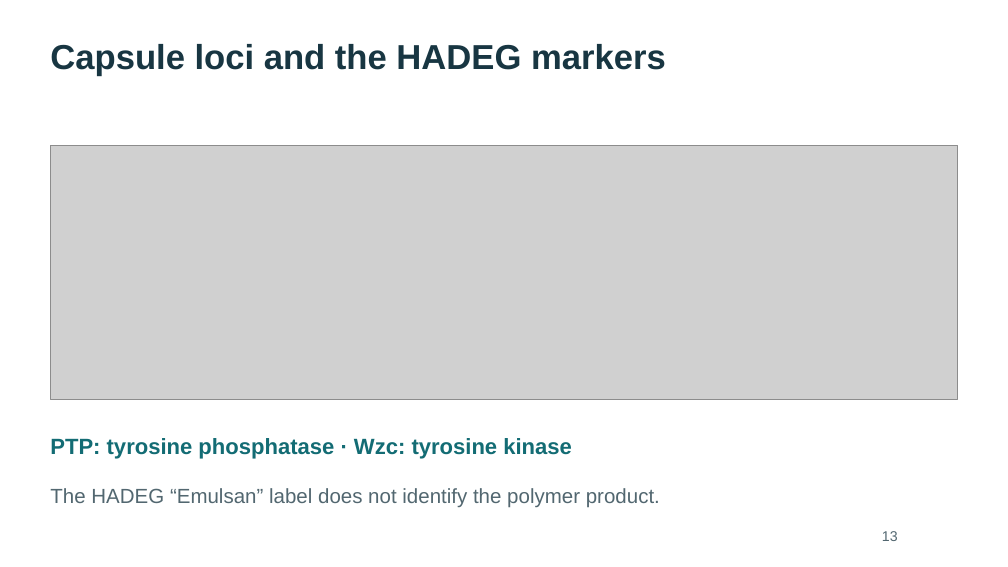
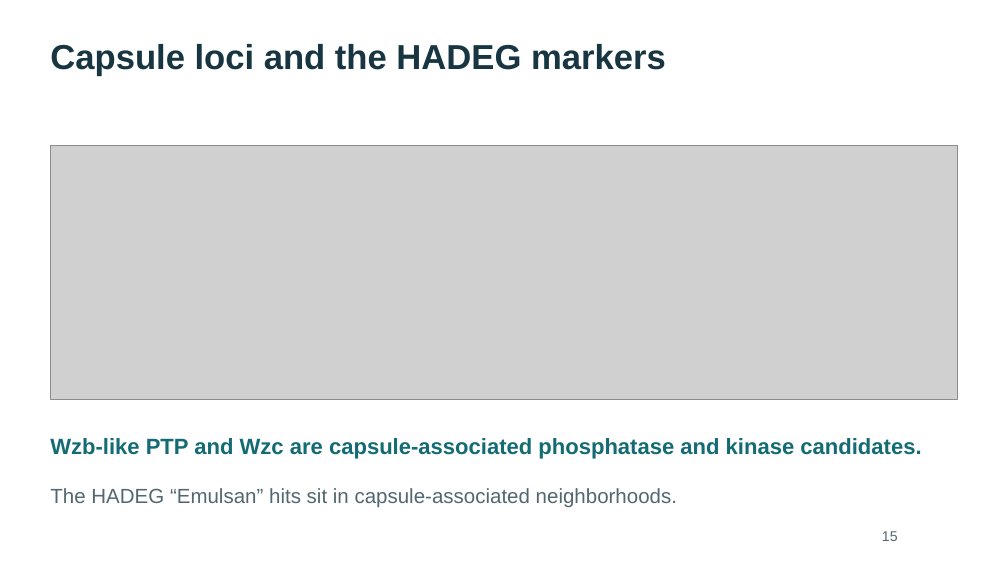
Before and after one commit to WhyAdr/sm-manu, a slide deck: slide 15 of explainer/NMZ-Serratia-genomics-explainer-2026-10-20.pptx (slide 13 before the commit). Drawn at 1008x567 pixels with LibreOffice and Linux fonts; fonts in the diff are those of the drawing; grey boxes stand for pictures. Boxes give left, top, right and bottom in pixels: in the first picture for what was removed or moved away, otherwise in the second. Text is boxed around its words. In the diff, an @@ line names an element or a change of style, - is before the commit and + after.

```diff
--- a/explainer/NMZ-Serratia-genomics-explainer-2026-10-20.pptx
+++ b/explainer/NMZ-Serratia-genomics-explainer-2026-10-20.pptx
@@ text at [50,438,921,459]: text changed @@
-PTP: tyrosine phosphatase · Wzc: tyrosine kinase
+Wzb-like PTP and Wzc are capsule-associated phosphatase and kinase candidates.
@@ text at [50,488,677,508]: text changed @@
-The HADEG “Emulsan” label does not identify the polymer product.
+The HADEG “Emulsan” hits sit in capsule-associated neighborhoods.
@@ text at [882,531,898,541]: text changed @@
-13
+15
```
Also in this commit, not shown: 21 other slides changed, 4 slides added, 1 slide removed, 12 other files.
